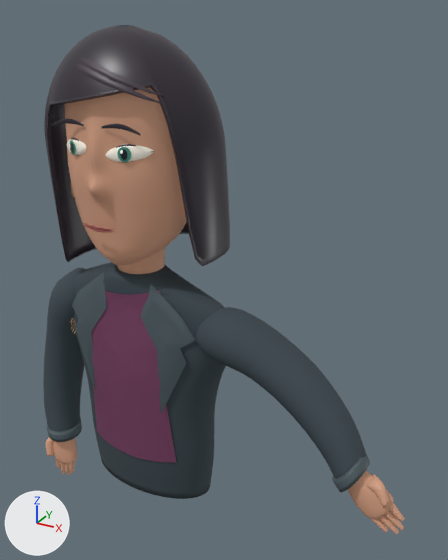
What one commit did to the glTF model features/presence/src/main/assets/presence/andy.glb.
One viewpoint serves both versions: a camera (50 mm lens) standing at (1.53, -2.02, 1.18) and looking at (0.36, 0.11, 0.11). Every picture has the same lights, and +X, +Y and +Z are marked at lower left. The first picture is the older version. Both versions are drawn at frame 48 of the action 'Greeting'; the numbers are the values there.

The first picture shows 'Architectural swept bob', 'Left jacket sleeve', 'Left relaxed hand', 'Neck silhouette', 'Plum inset', 'Right gesture hand', 'Right gesture sleeve', 'Right satin cuff', 'Sculpted facial contour', 'Structured graphite jacket', 'Tailored left notched lapel', 'Tailored right notched lapel' and 21 more.
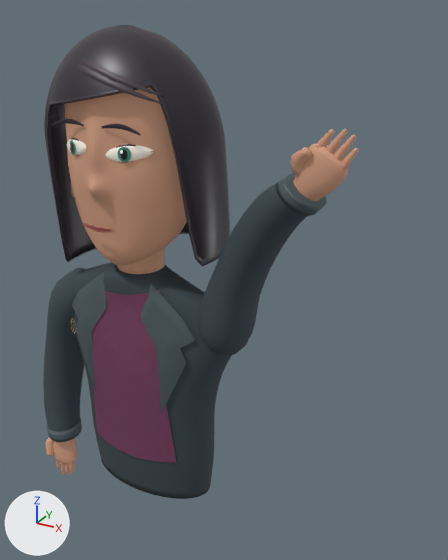
Commit message: fix(presence): keep the greeting hand inside the portrait

ob_wavearm is not drawn itself; it is the parent of ob_right_gesture_sleeve, ob_right_satin_cuff, ob_right_gesture_hand, ob_right_finger_0, ob_right_finger_1, ob_right_finger_2, ob_right_finger_3, ob_right_thumb.

Boxes [x1, y1, x2, y2] around the edits, measured in the pictures (448 x 560 px):
'Right gesture sleeve', turned: before [195, 307, 366, 479]; after [199, 182, 308, 355]
'Right gesture hand', turned: before [348, 471, 394, 520]; after [293, 143, 348, 202]
'Right satin cuff', turned: before [332, 454, 370, 492]; after [276, 173, 327, 216]
'Right thumb', turned: before [366, 474, 390, 508]; after [291, 147, 312, 176]
'Right finger 1', turned: before [379, 516, 399, 535]; after [334, 134, 356, 161]
'Right finger 2', turned: before [385, 512, 404, 530]; after [326, 129, 348, 154]
'Right finger 3', turned: before [389, 503, 405, 521]; after [316, 129, 335, 148]
'Right finger 0', turned: before [370, 518, 388, 533]; after [341, 148, 359, 170]

Edits to the bpy script that builds the scene:
```text
Change ob_wavearm:
    ob_wavearm.rotation_euler: (0.0, -0.925, 0.0) -> (0.0, -2.531, 0.0)  # degrees (0, -53, 0) -> degrees (0, -145, 0)
```
